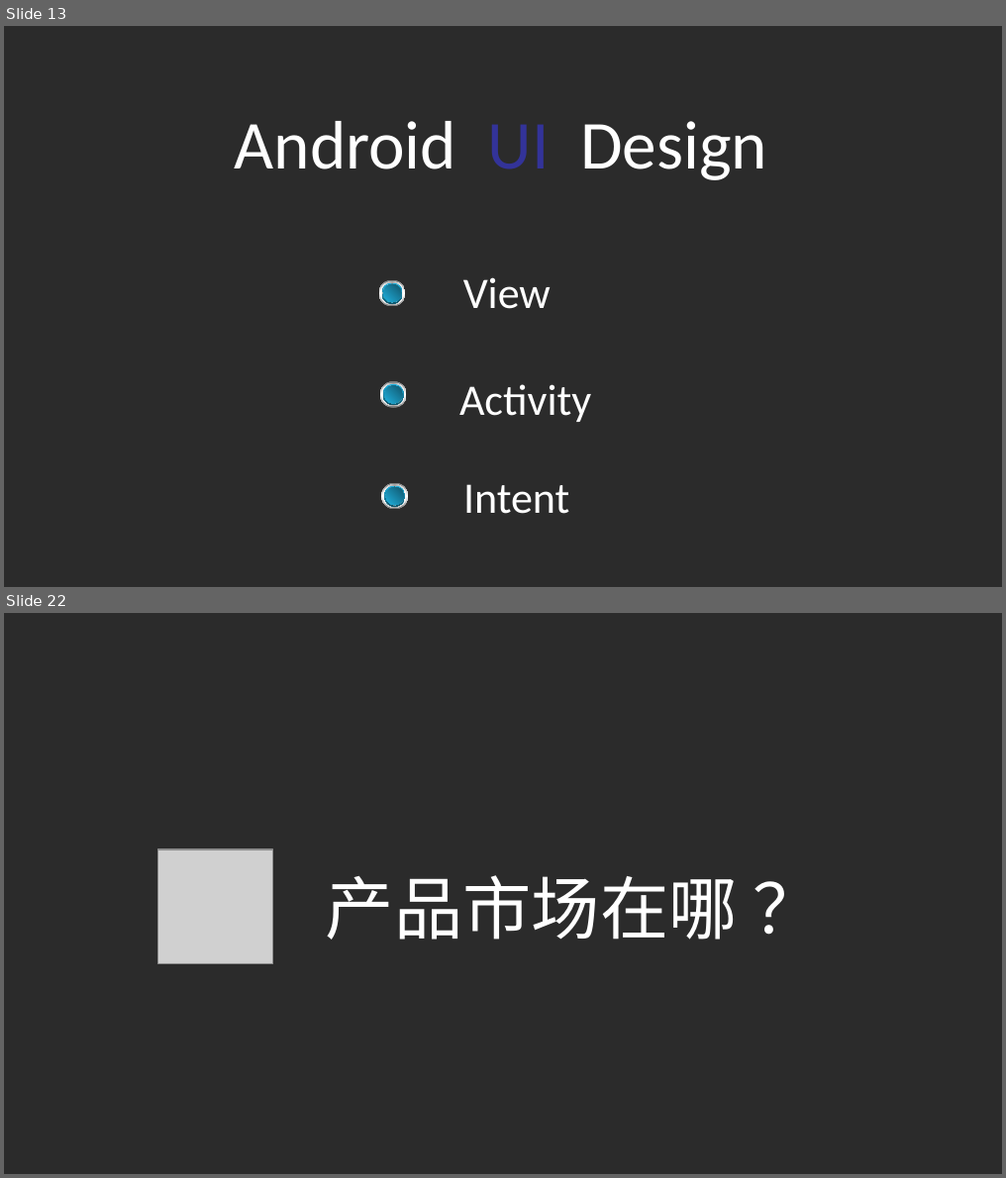
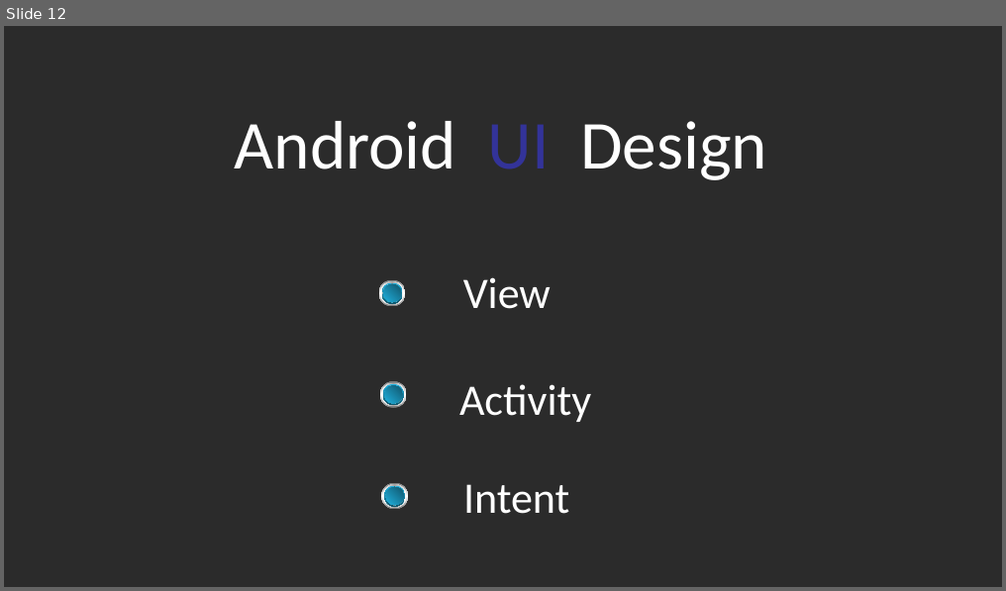
Before and after one commit to liuchangfa/workplace, a slide deck: training/Git/Git.ppt. Shown one above the other, each under a label of ours: slides 13 and 22 before the commit, slide 12 after it; the slides between them are not shown. The pictures are 1006x1178 and 1006x591 pixels, drawn with LibreOffice and Linux fonts; fonts in the diff are those of the drawing; grey boxes stand for pictures; background and template pictures are left out; a plain dark background stands for a picture behind light text. Boxes give left, top, right and bottom in pixels: in the first picture for what was removed or moved away, otherwise in the second. Text is boxed around its words. In the diff, an @@ line names an element or a change of style, - is before the commit and + after.

```diff
--- a/training/Git/Git.ppt
+++ b/training/Git/Git.ppt
@@ slide 22 removed at [4, 613, 1002, 1174], background picture (left out) @@
@@ picture removed at [158, 850, 273, 964] @@
@@ text removed at [326, 875, 738, 940] @@
-产品市场在哪 ？
@@ what was slide 13 is now slide 12 @@
```
Also in this commit, not shown: 5 slides changed, 4 slides added, 13 other slides removed, 1 other file.
